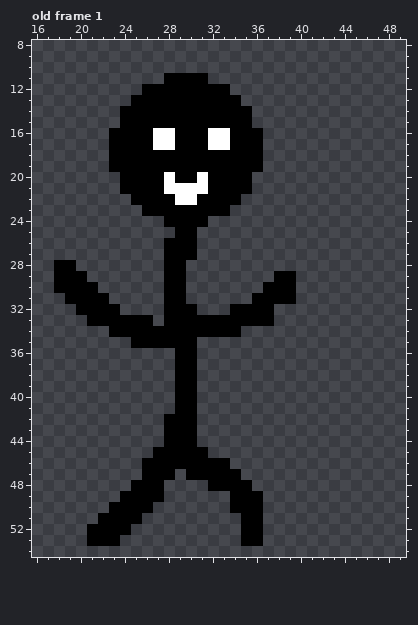
File history of a pixel-art file, assets/stickman.aseprite. Above, as it was before the edit.
62x62 pixels, 4 frames. Shown: old frame 1: x 16..49, y 8..54. The commit also changed other frames, which this record leaves out.
Now the later version:
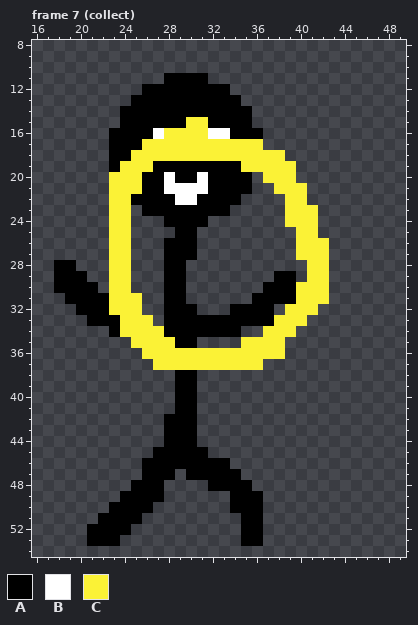
Palette (. is transparent): A #000000  B #ffffff  C #fbf236
A new or re-ordered frame is compared with the old frame closest to it.
The exact change:
frames 4 -> 8
layer "Layer 2" added
Frame 7 (collect) is new; against old frame 1, layer "Layer 2":
y 15: x 30..31 AA -> CC
y 16: x 28..31 BAAA -> CCCC
y 17: x 26..36 ABBAAABBAAA -> CCCCCCCCCCC
y 18: x 25..38 AAAAAAAAAAAA.. -> CCCCCCCCCCCCCC
y 19: x 24..26 AAA -> CCC; x 35..39 AA... -> CCCCC
y 20: x 23..25 .AA -> CCC; x 37..39 ... -> CCC
y 21: x 23..25 .AA -> CCC; x 38..40 ... -> CCC
y 22: x 23..24 .. -> CC; x 39..40 .. -> CC
y 23..24: x 23..24 .. -> CC; x 39..41 ... -> CCC
y 25: x 23..24 .. -> CC; x 40..41 .. -> CC
y 26..27: x 23..24 .. -> CC; x 40..42 ... -> CCC
y 28..29: x 23..24 .. -> CC; x 41..42 .. -> CC
y 30: x 23..24 .. -> CC; x 40..42 ... -> CCC
y 31: x 23..25 ... -> CCC; x 40..42 ... -> CCC
y 32: x 23..25 A.. -> CCC; x 39..41 ... -> CCC
y 33: x 24..26 AAA -> CCC; x 38..40 ... -> CCC
y 34: x 24..27 AAAA -> CCCC; x 37..39 ... -> CCC
y 35: x 25..28 AAAA -> CCCC; x 35..38 .... -> CCCC
y 36: x 26..38 ...AA........ -> CCCCCCCCCCCCC
y 37: x 27..36 ..AA...... -> CCCCCCCCCC
Changed places in both pictures, as pixel boxes (x1, y1, x2, y2):
changed: (109, 117, 329, 370)
